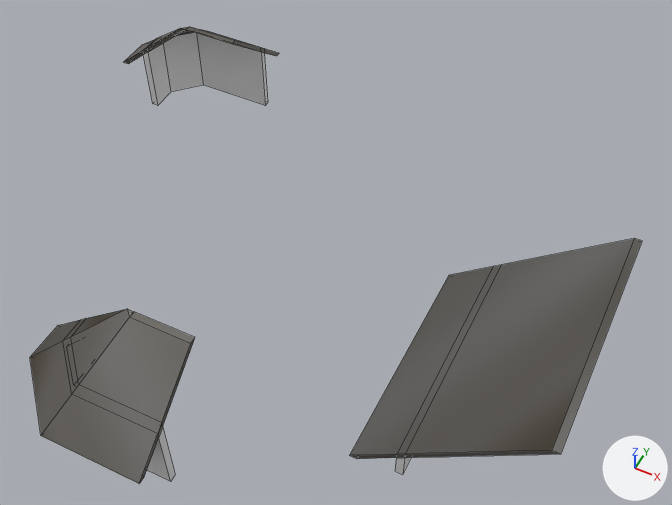
A saved change to the Blender file Assets/Meshes/Roof_parts.blend.
The view is the same before and after, from a 50 mm lens placed at (16.5, -19.9, 24.9), pointed at (6.7, -0.3, 0.4). Every picture has the same lights, and +X, +Y and +Z are marked at lower right. Mesh edges are drawn as thin lines.

Script lines for the objects in view, before the commit:
```python
ob_lod_a_roof_plate = bpy.data.objects.new('LOD_A_Roof_plate', me_lod_a_roof_plate)
ob_lod_a_roof_plate.location = (12.0, 1.0, 0.0)
ob_lod_a_roof_plate_corner = bpy.data.objects.new('LOD_A_Roof_plate corner', me_lod_a_roof_plate_corner)
ob_lod_a_roof_plate_corner.location = (3.0, 8.0, 0.0)
ob_roof_around_tower_corner_r = bpy.data.objects.new('Roof_around_tower_corner_R', me_roof_around_tower_corner_l_001)
ob_roof_around_tower_corner_r.location = (6.25, -10.0, 0.0)
ob_roof_around_tower_corner_r.rotation_euler = (0.0, 0.0, -1.571)  # degrees (0, 0, -90)
ob_roof_around_tower_plate = bpy.data.objects.new('Roof_around_tower_plate', me_roof_around_tower_plate)
ob_roof_around_tower_plate.location = (-4.0, 4.0, 0.0)
ob_roof_corner_inside_tower = bpy.data.objects.new('Roof_corner_inside_tower', me_roof_corner_inside_tower)
ob_roof_corner_inside_tower.location = (-2.0, -2.25, 0.0)
ob_roof_corner_inside_tower.rotation_euler = (0.0, 0.0, 1.571)  # degrees (0, 0, 90)
ob_roof_corner_l = bpy.data.objects.new('Roof_corner_L', me_roof_corner_l)
ob_roof_corner_l.location = (9.0, 4.0, 0.0)
ob_roof_corner_r = bpy.data.objects.new('Roof_corner_R', me_roof_corner_r)
ob_roof_corner_r.location = (2.0, -2.0, 0.0)
# also in view: 'Roof_around_tower_corner_L' at (-2.4, 5.7, 2.2)
```
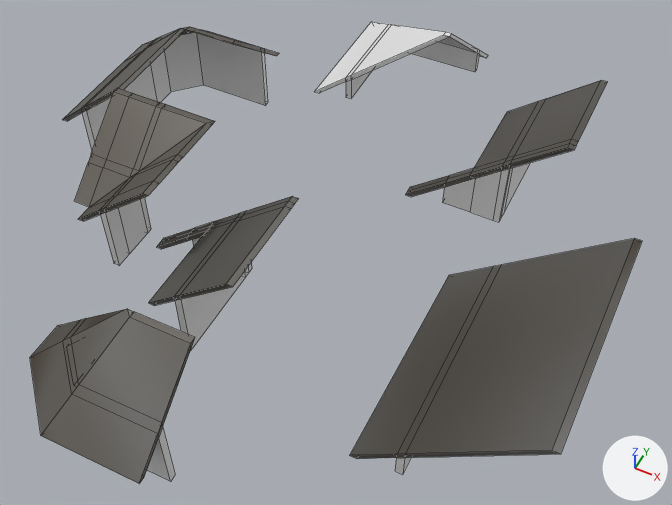
What differs and where, as boxes [x1, y1, x2, y2] in the pictures (672 x 505 px; the box of a moved part takes in the faces that stretch with it):
'Roof_corner_inside_tower', shown: after [75, 88, 215, 266]
'Roof_corner_L', shown: after [405, 80, 607, 222]
'Roof_corner_R', shown: after [149, 196, 299, 351]
'LOD_A_Roof_plate corner', shown: after [314, 22, 488, 98]
'Roof_around_tower_plate', shown: after [62, 28, 185, 150]
part 2 of me_roof_corner_l, moved or reshaped (not visible before): after [442, 80, 607, 222]
part 4 of me_lod_a_roof_plate, moved or reshaped: [395, 458, 411, 475] in both
part 5 of me_roof_corner_inside_tower, moved or reshaped (not visible before): after [75, 88, 214, 233]

The change in detail:
me_roof_corner_r has 56 vertices, 54 faces and spans x -1.5..4.25, y -4.0..0.0, z -0.25..4.35.
me_roof_corner_r is used by ob_roof_corner_r; location (2.0, -2.0, 0.0).
Part 1, on me_roof_corner_r:
46 faces are deleted.
17 new faces join them, mat_bricks.
29 new faces join them, mat_roof_material (its picture is missing).
me_roof_corner_l has 56 vertices, 54 faces and spans x -1.5..4.25, y 0.0..4.0, z -0.25..4.35.
me_roof_corner_l is used by ob_roof_corner_l; location (9.0, 4.0, 0.0).
Part 2, on me_roof_corner_l:
46 faces are deleted.
17 new faces join them, mat_bricks.
29 new faces join them, mat_roof_material (its picture is missing).
me_roof_around_tower_plate has 20 vertices, 18 faces and spans x -1.11..2.25, y -4.0..0.0, z 0.0..4.35.
me_roof_around_tower_plate is used by ob_roof_around_tower_plate; location (-4.0, 4.0, 0.0).
Part 3, on me_roof_around_tower_plate:
18 faces are deleted.
13 new faces join them, mat_roof_material (its picture is missing).
5 new faces join them, mat_bricks.
me_lod_a_roof_plate has 20 vertices, 18 faces and spans x -1.5..4.25, y -8.0..0.0, z -0.25..4.35.
me_lod_a_roof_plate is used by ob_lod_a_roof_plate; location (12.0, 1.0, 0.0).
Part 4, on me_lod_a_roof_plate:
13 faces are deleted.
5 new faces join them, mat_bricks.
8 new faces join them, mat_roof_material (its picture is missing).
me_roof_corner_inside_tower has 62 vertices, 66 faces and spans x -1.75..2.25, y -4.0..0.0, z 0.0..4.35.
me_roof_corner_inside_tower is used by ob_roof_corner_inside_tower; location (-2.0, -2.25, 0.0); rotation (0.0, 0.0, 1.571), in degrees (0, 0, 90).
Part 5, on me_roof_corner_inside_tower:
30 faces are deleted.
21 new faces join them, mat_roof_material (its picture is missing).
9 new faces join them, mat_bricks.
Object 'Roof_corner_R' (ob_roof_corner_r) is now shown.
Object 'Roof_corner_L' (ob_roof_corner_l) is now shown.
Object 'Roof_around_tower_plate' (ob_roof_around_tower_plate) is now shown.
Object 'LOD_A_Roof_plate corner' (ob_lod_a_roof_plate_corner) is now shown.
Object 'Roof_corner_inside_tower' (ob_roof_corner_inside_tower) is now shown.
